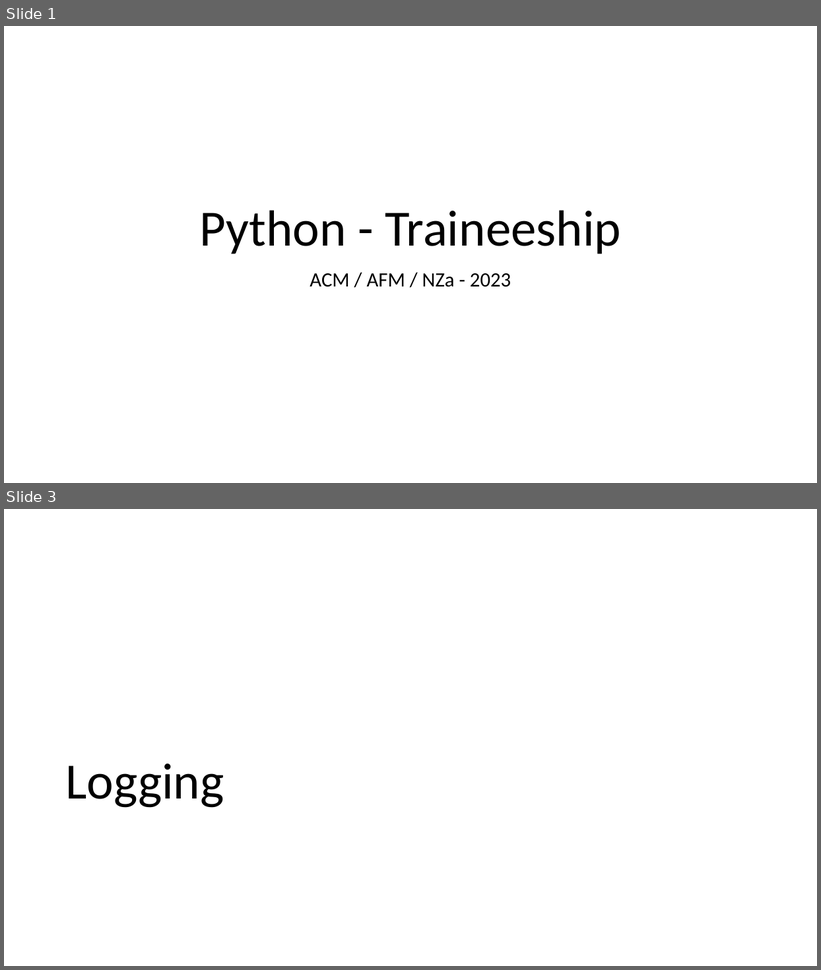
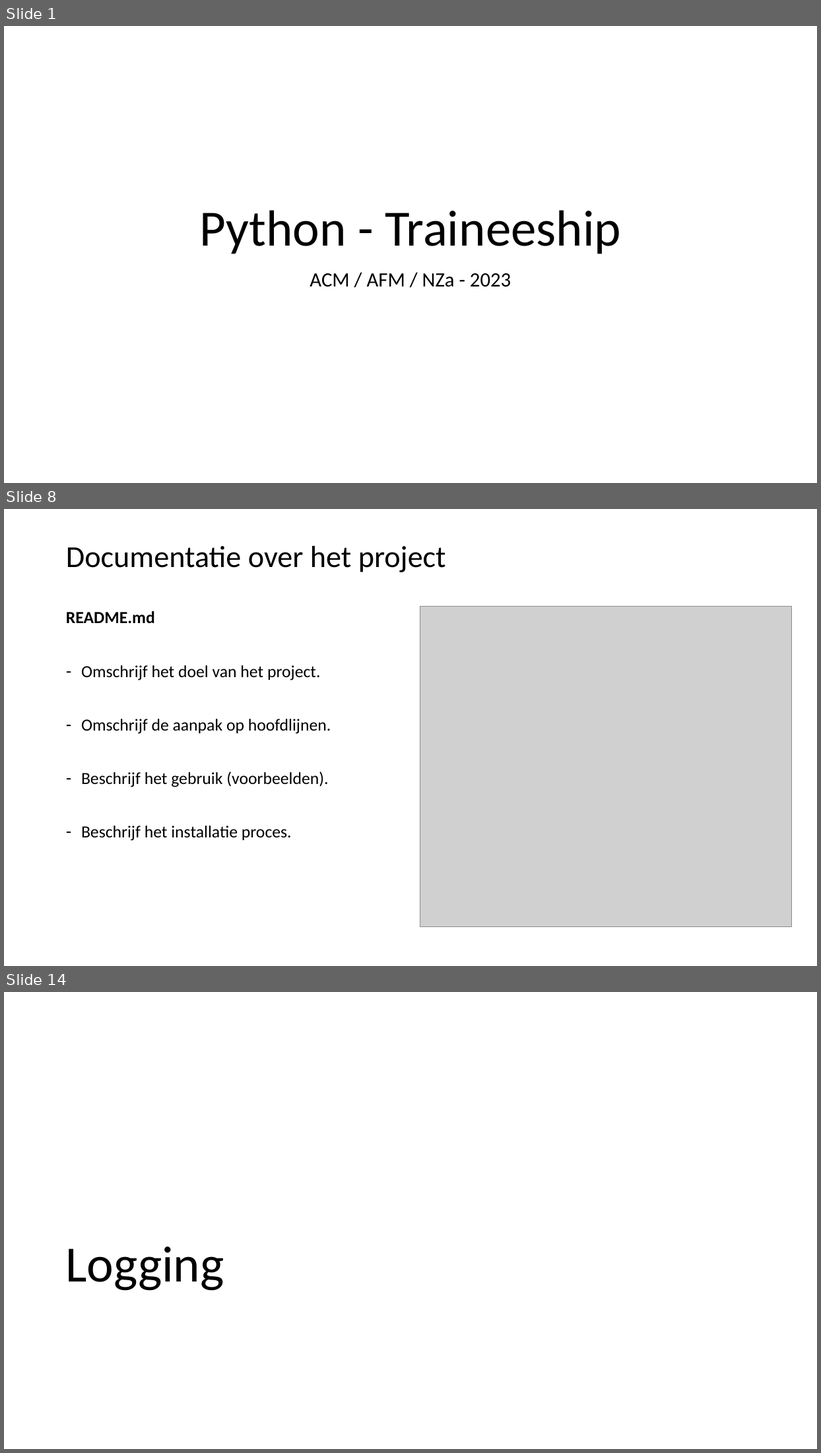
Before and after one commit to LFKoning/knowledge-sharing, a slide deck: python_trainees/2_style_logging_error_handling/python_traineeship_2.pptx. Shown one above the other, each under a label of ours: slides 1 and 3 before the commit, slides 1, 8 and 14 after it; the slides between them are not shown. The pictures are 821x970 and 821x1453 pixels, drawn with LibreOffice and Linux fonts; fonts in the diff are those of the drawing; grey boxes stand for pictures. Boxes give left, top, right and bottom in pixels: in the first picture for what was removed or moved away, otherwise in the second. Text is boxed around its words. In the diff, an @@ line names an element or a change of style, - is before the commit and + after.

```diff
--- a/python_trainees/2_style_logging_error_handling/python_traineeship_2.pptx
+++ b/python_trainees/2_style_logging_error_handling/python_traineeship_2.pptx
@@ slide 8 added at bbox=[4, 509, 817, 966], background #FFFFFF @@
@@ title added at bbox=[66, 546, 446, 572], 36 pt, text #000000 @@
+Documentatie over het project
@@ picture added at bbox=[420, 606, 792, 927] @@
@@ text added at bbox=[66, 611, 331, 841], 20 pt, text #000000 @@
+README.md
+– Omschrijf het doel van het project.
+– Omschrijf de aanpak op hoofdlijnen.
+– Beschrijf het gebruik (voorbeelden).
+– Beschrijf het installatie proces.
@@ what was slide 3 is now slide 14 @@
```
Also in this commit, not shown: 1 slide changed, 10 other slides added, 1 other file.
